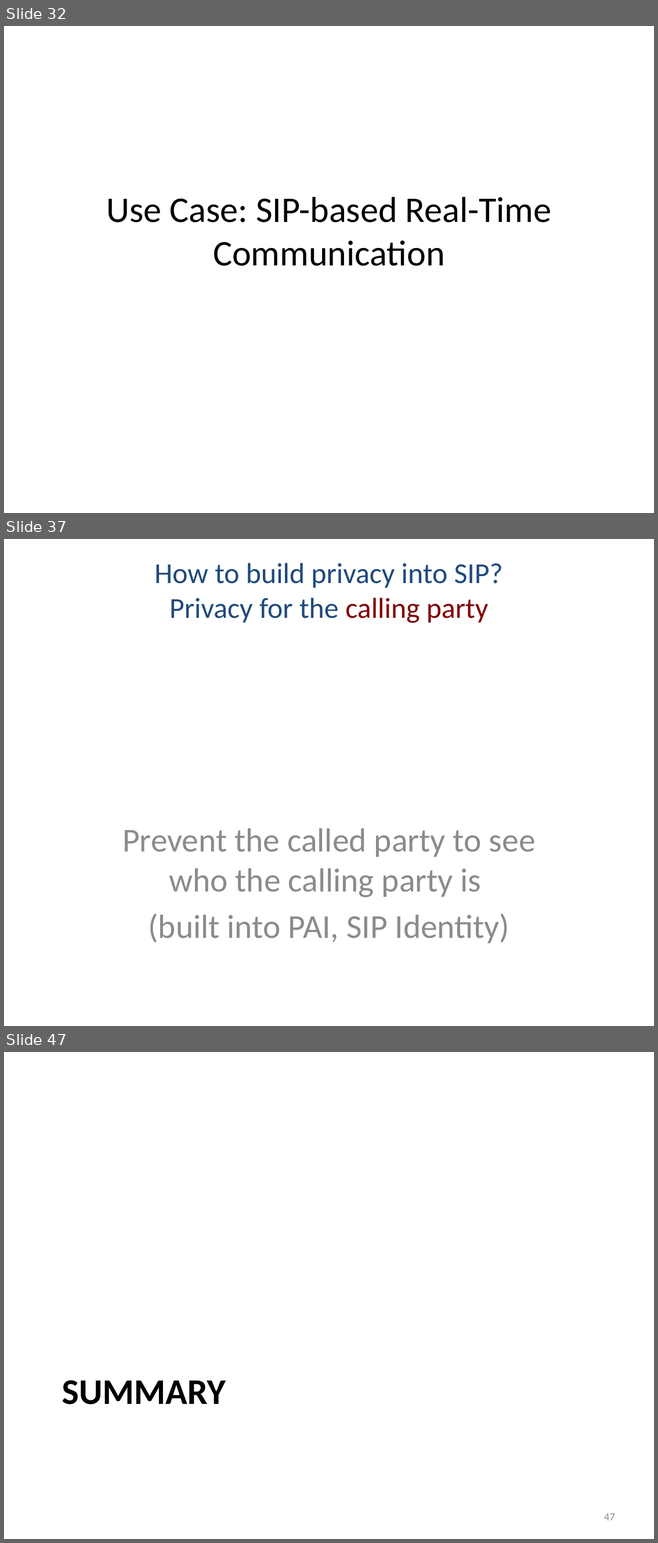
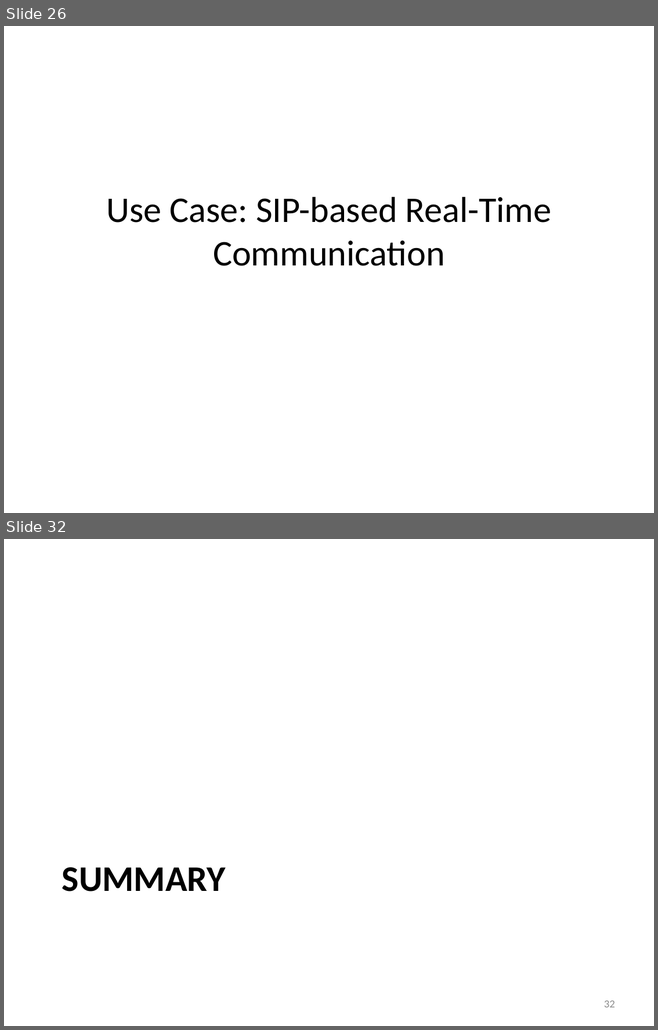
Before and after one commit to hannestschofenig/tschofenig-ids, a slide deck: PrivacyTutorial/iab-privacy-considerations.pptx. Shown one above the other, each under a label of ours: slides 32, 37 and 47 before the commit, slides 26 and 32 after it; the slides between them are not shown. The pictures are 658x1543 and 658x1030 pixels, drawn with LibreOffice and Linux fonts; fonts in the diff are those of the drawing. Boxes give left, top, right and bottom in pixels: in the first picture for what was removed or moved away, otherwise in the second. Text is boxed around its words. In the diff, an @@ line names an element or a change of style, - is before the commit and + after.

```diff
--- a/PrivacyTutorial/iab-privacy-considerations.pptx
+++ b/PrivacyTutorial/iab-privacy-considerations.pptx
@@ slide 37 removed at [4,539,654,1026], background #FFFFFF @@
@@ text removed at [154,563,503,623] @@
-How to build privacy into SIP?
-Privacy for the calling party
@@ subtitle removed at [122,828,535,943] @@
-Prevent the called party to see who the calling party is
-(built into PAI, SIP Identity)
@@ what was slide 32 is now slide 26 @@
@@ what was slide 47 is now slide 32 @@
@@ page number at [604,1001,615,1008]: text changed @@
-47
+32
```
Also in this commit, not shown: 5 slides changed, 4 slides added, 19 other slides removed.
